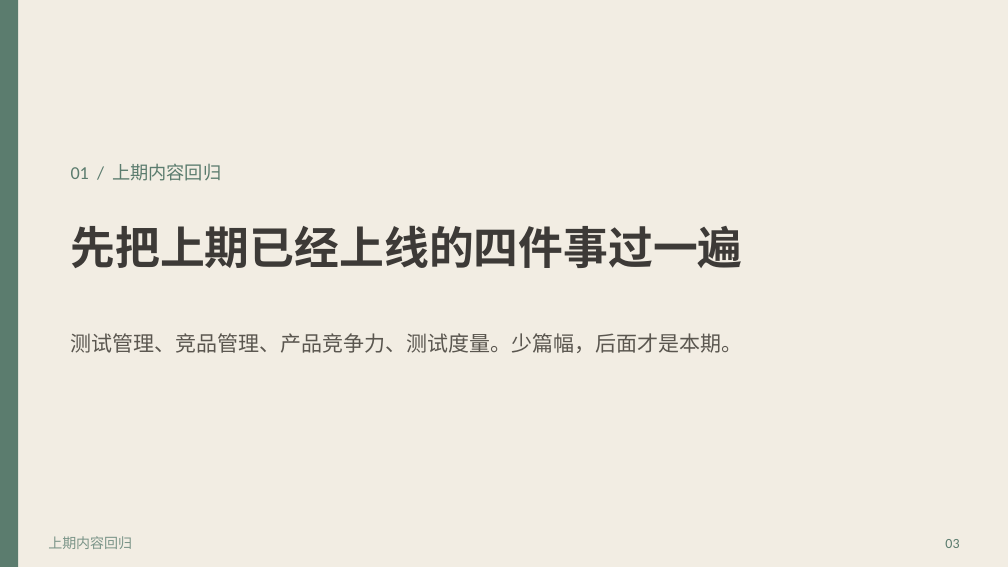
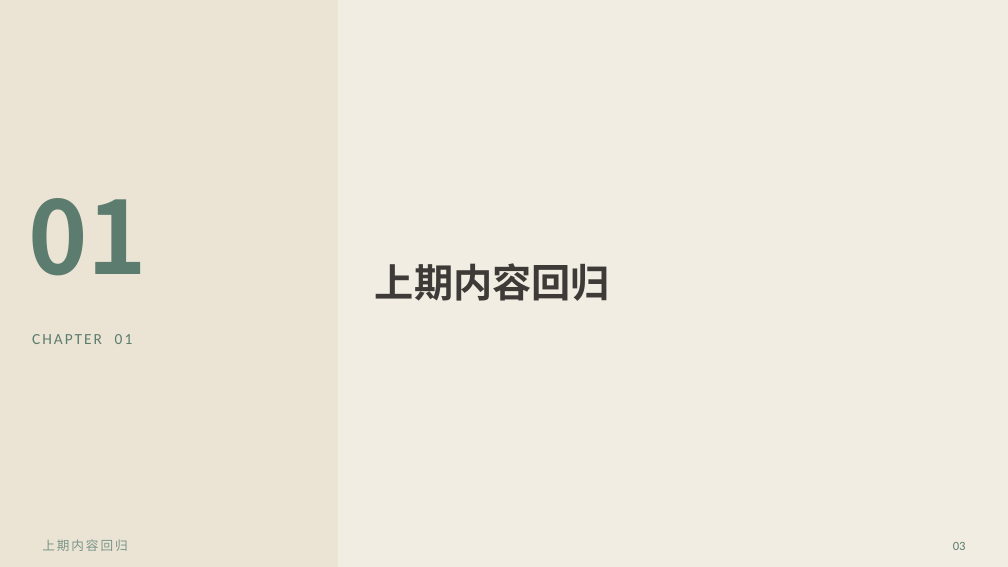
Before and after one commit to khalildai/test-send-file, a slide deck: slide 3 of 效能平台版本发布会.pptx. Drawn at 1008x567 pixels with LibreOffice and Linux fonts; fonts in the diff are those of the drawing. Boxes give left, top, right and bottom in pixels: in the first picture for what was removed or moved away, otherwise in the second. Text is boxed around its words. In the diff, an @@ line names an element or a change of style, - is before the commit and + after.

```diff
--- a/效能平台版本发布会.pptx
+++ b/效能平台版本发布会.pptx
@@ rectangle: place and size @@
-rectangle at (0,0,18,566)
+rectangle at (0,0,338,566)
@@ rectangle at (0,0,338,566): fill #5B7C6E to #EBE4D4 @@
@@ text added at (28,198,147,276), 72 pt, text #5B7C6E, bold @@
+01
@@ text removed at (71,226,743,268) @@
-先把上期已经上线的四件事过一遍
@@ text at (375,263,610,301): text changed; size 13 to 28 pt; font Calibri to Noto Sans CJK SC; text colour #5B7C6E to #3D3A37; bold on @@
-01 / 上期内容回归
+上期内容回归
@@ text added at (32,334,133,344), 11 pt, text #5B7C6E @@
+CHAPTER 01
@@ text removed at (71,333,743,353) @@
-测试管理、竞品管理、产品竞争力、测试度量。少篇幅，后面才是本期。
@@ text "上期内容回归" at (42,539,127,551): size 10 to 9 pt, letter spacing 0 to 1.4 pt @@
@@ text "03": place and size @@
-text "03" at (945,539,959,548)
+text "03" at (953,542,966,550)
@@ text "03" at (953,542,966,550): size 10 to 9 pt @@
```
Also in this commit, not shown: 22 other slides changed.
